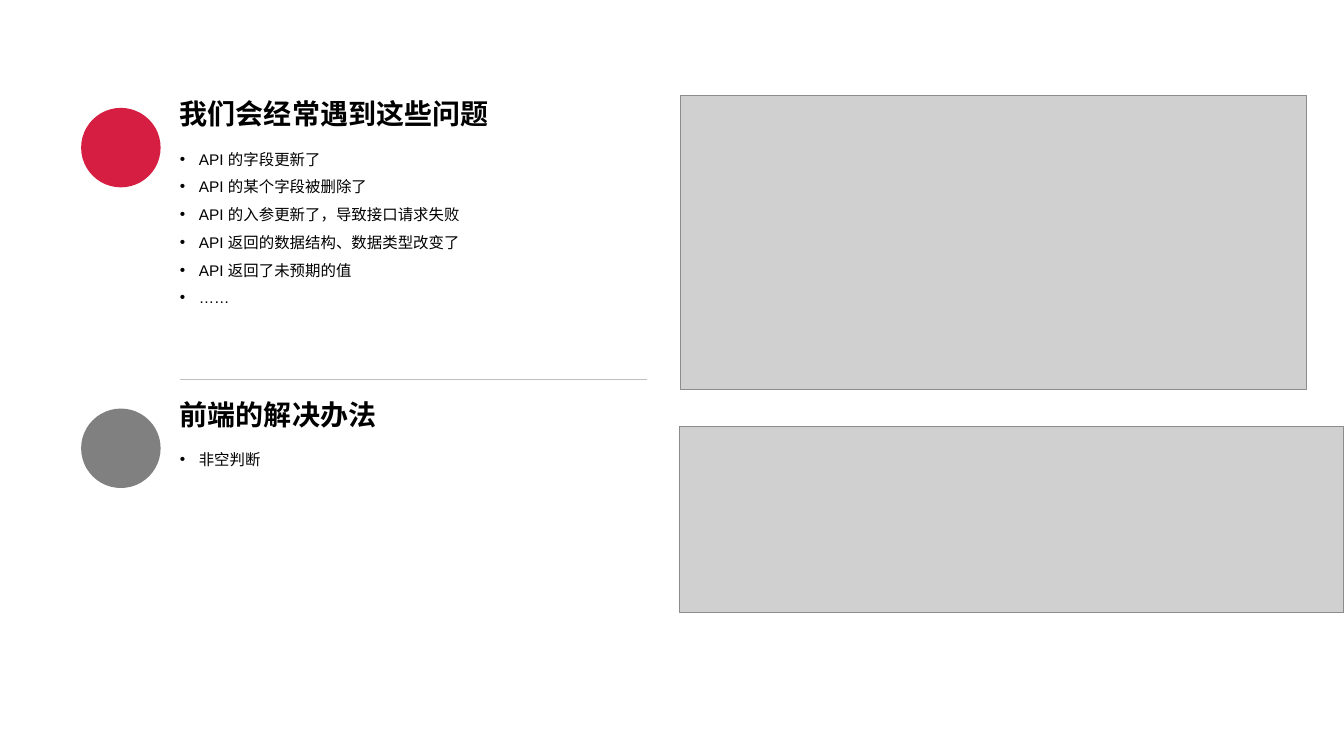
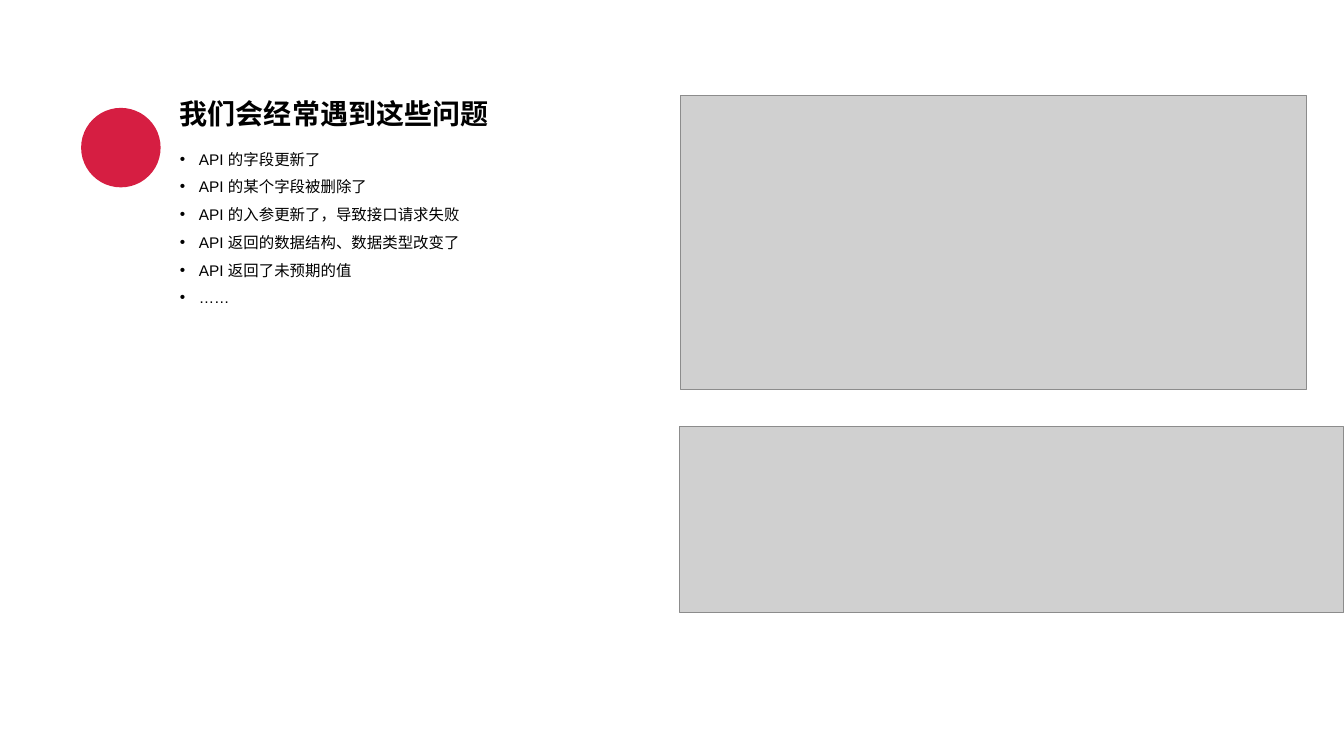
Before and after one commit to zyhahaha/note, a slide deck: slide 3 of share/草稿/分享.pptx. Drawn at 1344x756 pixels with LibreOffice and Linux fonts; fonts in the diff are those of the drawing; grey boxes stand for pictures. Boxes give left, top, right and bottom in pixels: in the first picture for what was removed or moved away, otherwise in the second. Text is boxed around its words. In the diff, an @@ line names an element or a change of style, - is before the commit and + after.

```diff
--- a/share/草稿/分享.pptx
+++ b/share/草稿/分享.pptx
@@ line removed from (179, 379) to (647, 379) @@
@@ ellipse removed at box(81, 408, 160, 488) @@
@@ text removed at box(180, 401, 376, 428) @@
-前端的解决办法
@@ text removed at box(199, 452, 261, 467) @@
-• 非空判断
```
Also in this commit, not shown: 4 other slides changed, 3 slides added, 2 slides removed, 2 other files.
